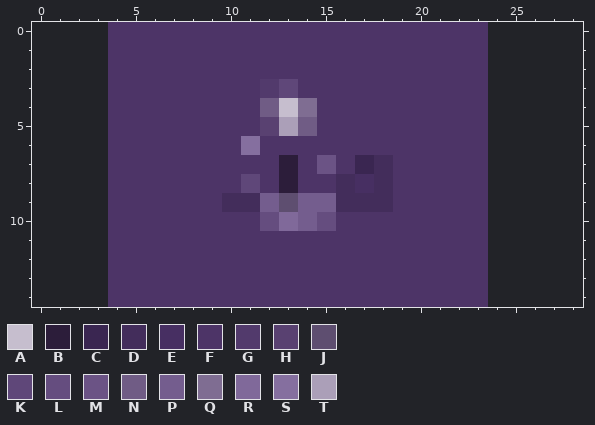
Edited in one commit: pixel-art sprite (2024-03-22-armonia-planning/LQIP.png). That is the earlier state.
The file is 20x15 pixels. Colours within 5 levels of each other are drawn and written as one. The old version is drawn lined up with the new one, on the new canvas.
Palette (. is transparent): A #c6bece  B #2c1d3a  C #3a2651  D #432d5b  E #472f62  F #4d3467  G #523a6c  H #594171  J #5e4e70  K #5f4779  L #654d7f  M #6b5385  N #705c85  P #745d8e  Q #7f6d92  R #80699a  S #856f9f  T #ab9fb8
The same view after the edit:
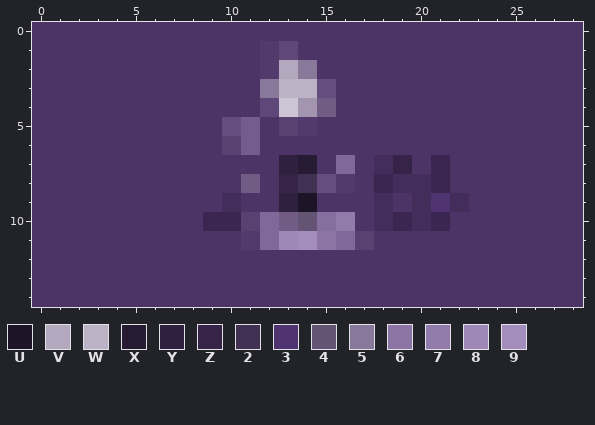
Colours new in this view: U #1e1428  V #b3a8be  W #bcb2c6  X #271b34  Y #302040  Z #352447  2 #403051  3 #4f3471  4 #635474  5 #88789a  6 #8c75a5  7 #917baa  8 #9d87b6  9 #a28dbc
Change:
canvas 20x15 -> 29x15, the old top-left corner now at 4,0
colour A: #c6bece -> #ccc5d4
colour Q: #7f6d92 -> #a395b0
y 0: x 0..3 .... -> FFFF; x 24..28 ..... -> FFFFF
y 1: x 0..3 .... -> FFFF; x 12..13 FF -> GK; x 24..28 ..... -> FFFFF
y 2: x 0..3 .... -> FFFF; x 12..14 FFF -> GV5; x 24..28 ..... -> FFFFF
y 3: x 0..3 .... -> FFFF; x 12..15 GKFF -> 5WWL; x 24..28 ..... -> FFFFF
y 4: x 0..3 .... -> FFFF; x 12 N -> K; x 15 F -> N; x 24..28 ..... -> FFFFF
y 5: x 0..3 .... -> FFFF; x 10..14 FFHTN -> LPFHG; x 24..28 ..... -> FFFFF
y 6: x 0..3 .... -> FFFF; x 10..11 FS -> HP; x 24..28 ..... -> FFFFF
y 7: x 0..3 .... -> FFFF; x 13..17 BFMFC -> YXFRF; x 19 F -> Z; x 21 F -> C; x 24..28 ..... -> FFFFF
y 8: x 0..3 .... -> FFFF; x 11 K -> N; x 13..21 BFFDEDFFF -> Z2LGFCDDC; x 24..28 ..... -> FFFFF
y 9: x 0..3 .... -> FFFF; x 11..17 DPJPPDD -> FFYUFFF; x 20..22 FFF -> D3D; x 24..28 ..... -> FFFFF
y 10: x 0..3 .... -> FFFF; x 9..16 FFFLRPLF -> CCHRN4S7; x 18..21 FFFF -> DCDC; x 24..28 ..... -> FFFFF
y 11: x 0..3 .... -> FFFF; x 11..17 FFFFFFF -> GR896RH; x 24..28 ..... -> FFFFF
y 12..14: x 0..3 .... -> FFFF; x 24..28 ..... -> FFFFF
